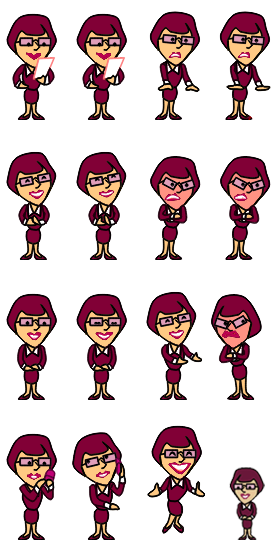
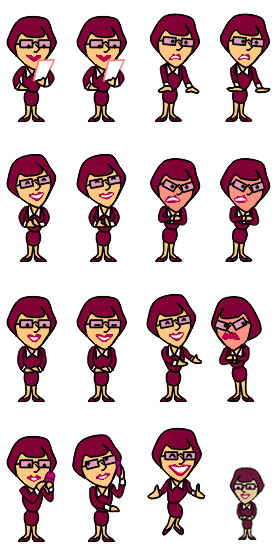
The second 280 × 560 image is a revision of the first. Changes to its layers:
painted on "Слой 16" over bbox(6, 13, 271, 542)
removed layer "Слой 15" over bbox(211, 294, 262, 400)
removed layer "Слой 14" over bbox(146, 291, 202, 400)
removed layer "Слой 13" over bbox(220, 156, 271, 260)
removed layer "Слой 12" over bbox(150, 156, 201, 260)
removed layer "Слой 11" over bbox(219, 11, 271, 120)
removed layer "Слой 10" over bbox(149, 11, 201, 120)
removed layer "Слой 9" over bbox(72, 432, 127, 540)
removed layer "Слой 8" over bbox(6, 433, 57, 540)
removed layer "Слой 7" over bbox(76, 293, 127, 400)
removed layer "Слой 6" over bbox(6, 293, 57, 400)
removed layer "Слой 5" over bbox(76, 151, 127, 260)
removed layer "Слой 4" over bbox(6, 151, 57, 260)
removed layer "Слой 3" over bbox(76, 13, 127, 120)
removed layer "Слой 2" over bbox(6, 13, 57, 120)
